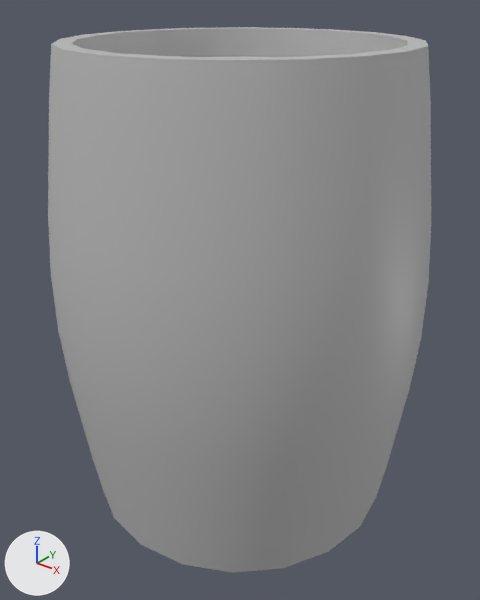
What one commit did to the FBX model Assets/Models/Barrel.fbx.
Both versions are drawn from a 50 mm lens placed at (0.0285, -0.0357, 0.0379), pointed at (0.0003, -0.0004, 0.016). The lights are fixed; the arrows at lower left show +X, +Y and +Z. Where no turn or scale is listed for an object, it has been applied to the vertices.

The first picture shows 'Barrel_GEO'.
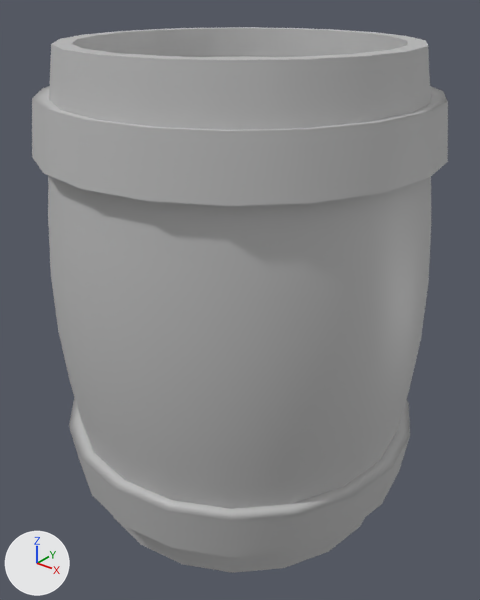
Where the newer file only moved an object's origin or applied its transform, the numbers keep the older frame.

Pixel boxes [x1, y1, x2, y2] of what changed, in the pictures (480 x 600 px):
'Barrel_GEO', reshaped (9% wider): before [48, 27, 431, 573]; after [32, 27, 448, 573]
part 1 of me_mesh, built on: before [49, 100, 431, 545]; after [32, 86, 448, 557]

What changed in the scene script:
```text
Change me_mesh:
    used by ob_barrel_geo; location = (0.0, 0.0, 0.0)
    remove me_mesh.from_pydata(...)  # 282 vertices, 300 faces; spans x -0.0136..0.0136, y -0.0136..0.0136, z 0.0..0.0343
    add me_mesh.from_pydata(...)  # 362 vertices, 380 faces; spans x -0.0137..0.0137, y -0.0137..0.0137, z 0.0..0.0343
    me_mesh part 1
    40 faces are deleted
    80 vertices are added at x -0.0137..0.0137, y -0.0137..0.0137, z 0.0031..0.0312
    120 new faces join them
```
